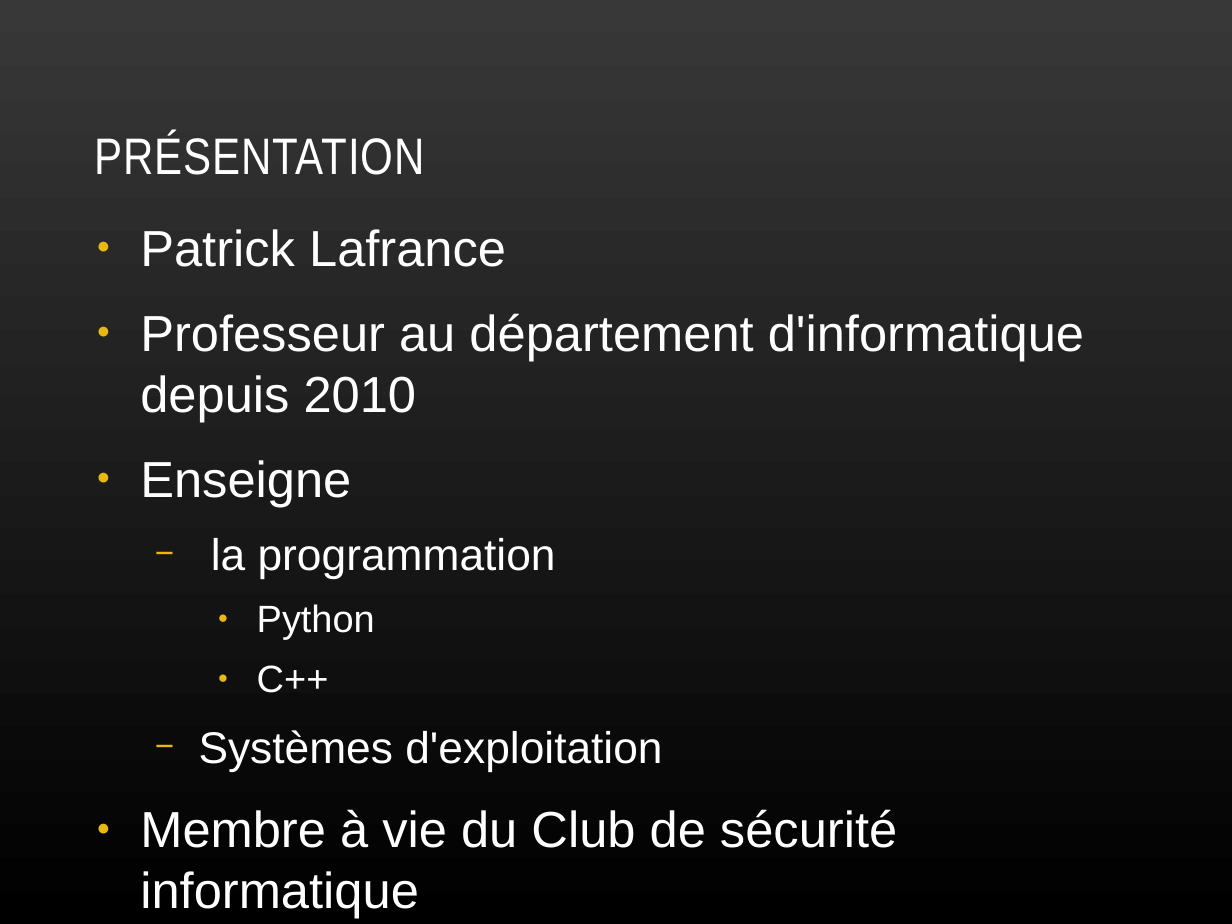
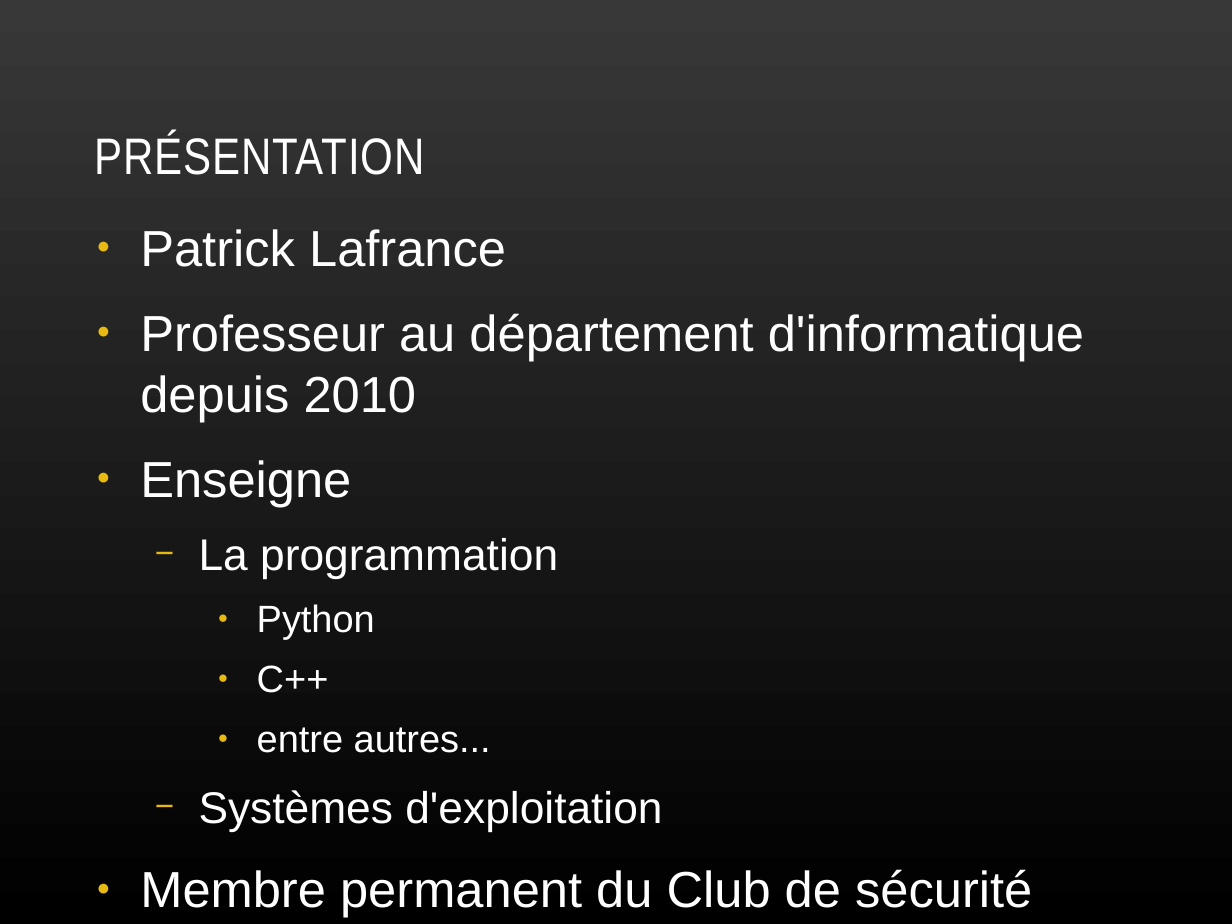
Before and after one commit to plafrance/netacad_python, a slide deck: slide 2 of python.odp. Drawn at 1232x924 pixels with LibreOffice and Linux fonts; fonts in the diff are those of the drawing. Boxes give left, top, right and bottom in pixels: in the first picture for what was removed or moved away, otherwise in the second. Text is boxed around its words. In the diff, an @@ line names an element or a change of style, - is before the commit and + after.

```diff
--- a/python.odp
+++ b/python.odp
@@ text at [199,538,558,579]: text changed @@
-  − la programmation
+  − La programmation
@@ text at [257,727,491,753]: paragraph added @@
+    ● entre autres...
@@ text at [140,869,1032,918]: text changed @@
-● Membre à vie du Club de sécurité informatique
+● Membre permanent du Club de sécurité informatique
```
Also in this commit, not shown: 16 other slides changed, 2 slides added.
